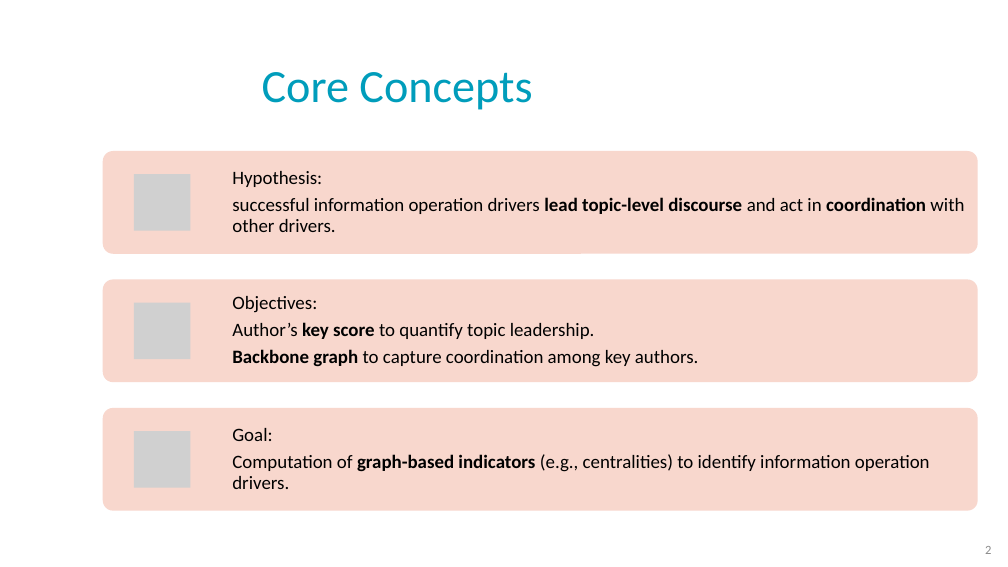
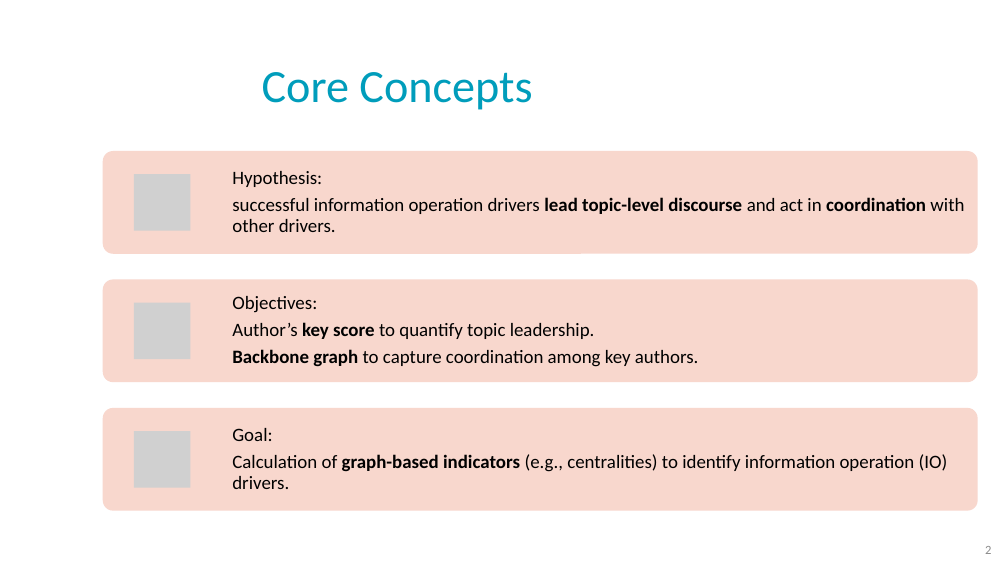
Before and after one commit to NoaTal1996/Backbone-Graph, a slide deck: slide 2 of docs/base_slides.pptx. Drawn at 1008x567 pixels with LibreOffice and Linux fonts; fonts in the diff are those of the drawing; grey boxes stand for pictures; background and template pictures are left out. Boxes give left, top, right and bottom in pixels: in the first picture for what was removed or moved away, otherwise in the second. Text is boxed around its words. In the diff, an @@ line names an element or a change of style, - is before the commit and + after.

```diff
--- a/docs/base_slides.pptx
+++ b/docs/base_slides.pptx
@@ text at [232,454,948,489]: text changed @@
-Computation of graph-based indicators (e.g., centralities) to identify information operation drivers.
+Calculation of graph-based indicators (e.g., centralities) to identify information operation (IO) drivers.
```
Also in this commit, not shown: 2 other slides changed.
